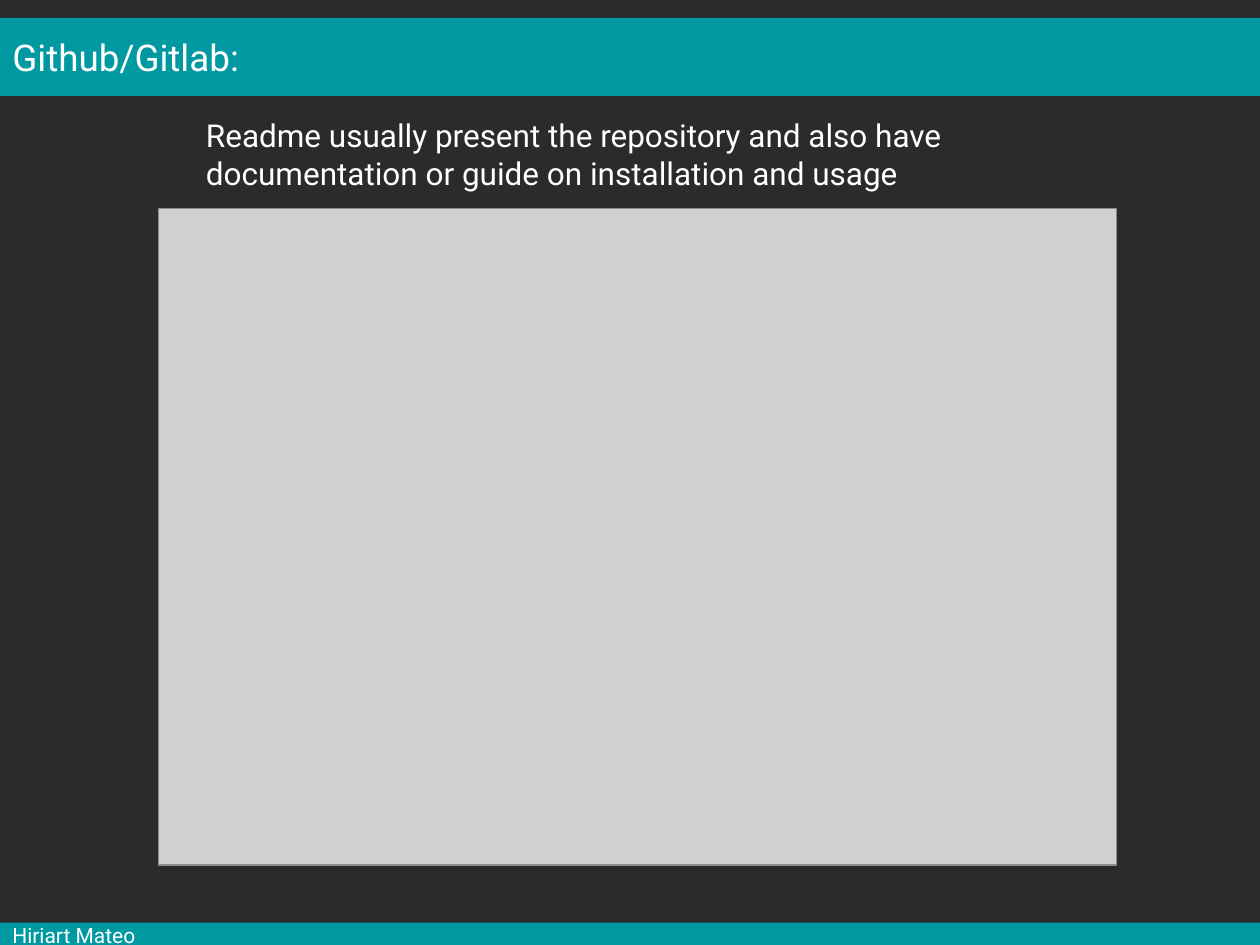
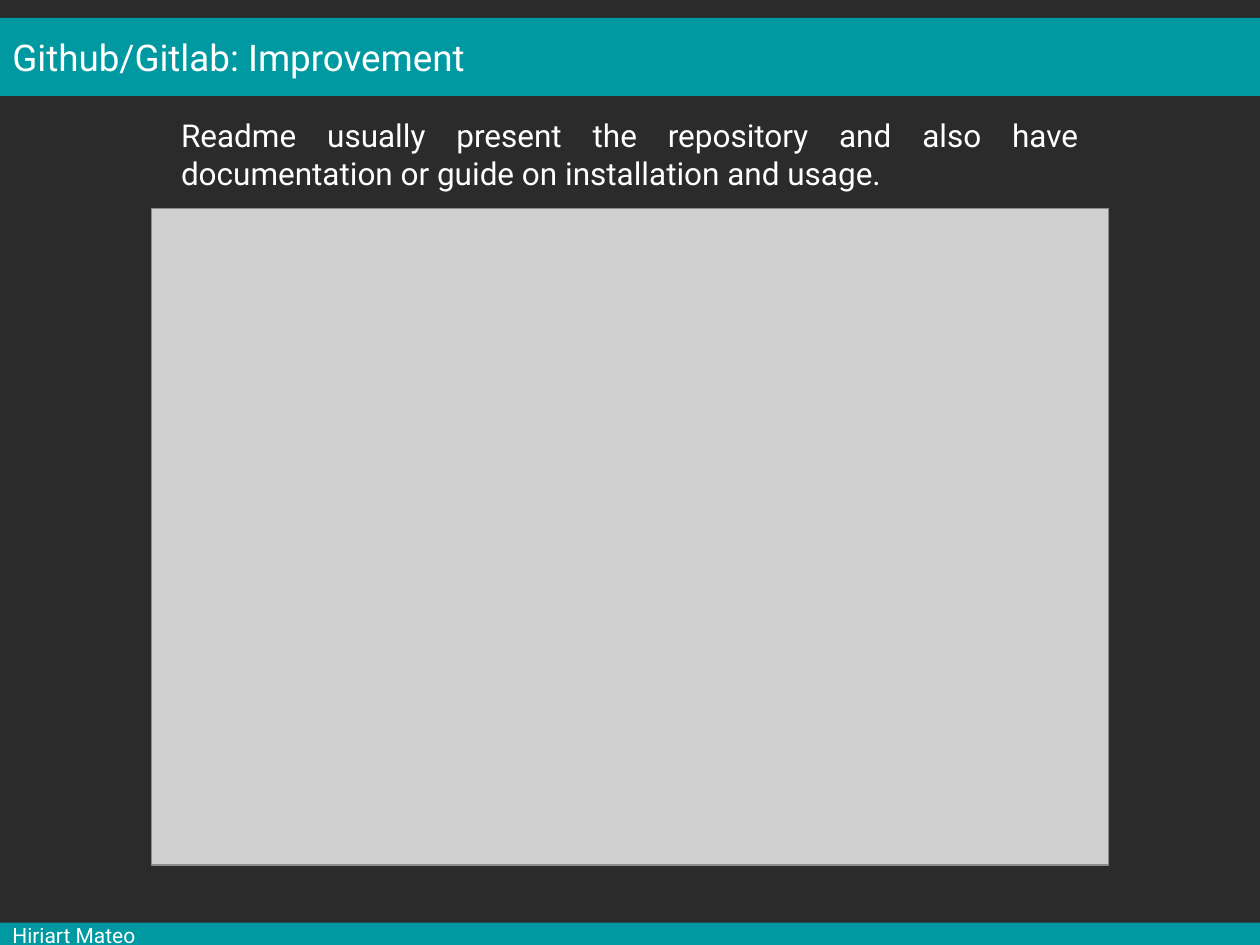
Before and after one commit to mesocentre-clermont-auvergne/formation_fair, a slide deck: slide 27 of fair_versionnage/versionnage_cours/cours.odp. Drawn at 1260x945 pixels with LibreOffice and Linux fonts; fonts in the diff are those of the drawing; grey boxes stand for pictures; background and template pictures are left out; a plain dark background stands for a picture behind light text. Boxes give left, top, right and bottom in pixels: in the first picture for what was removed or moved away, otherwise in the second. Text is boxed around its words. In the diff, an @@ line names an element or a change of style, - is before the commit and + after.

Commit message:
fix text and images placement

```diff
--- a/fair_versionnage/versionnage_cours/cours.odp
+++ b/fair_versionnage/versionnage_cours/cours.odp
@@ text in rectangle at [12,43,465,79]: text changed @@
-Github/Gitlab:
+Github/Gitlab: Improvement
@@ text at [181,123,1078,192]: text changed @@
-Readme usually present the repository and also have documentation or guide on installation and usage
+Readme usually present the repository and also have documentation or guide on installation and usage.
@@ picture: place and size @@
-picture at [159,208,1116,864]
+picture at [151,208,1109,864]
```
Also in this commit, not shown: 7 other slides changed.
